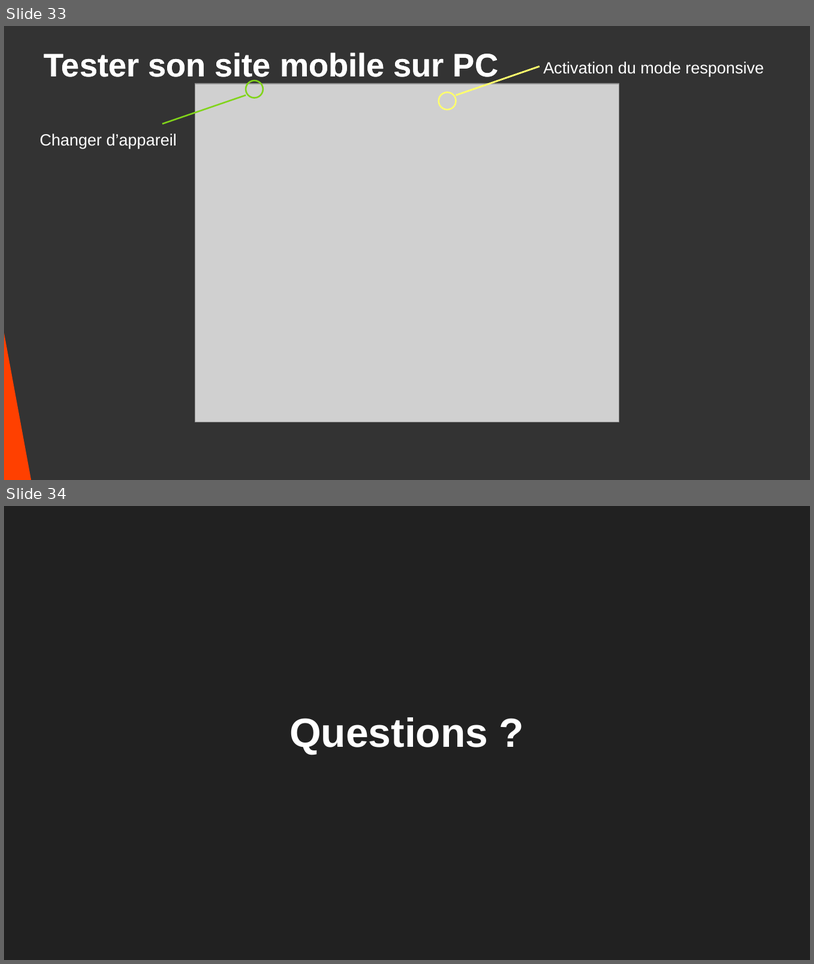
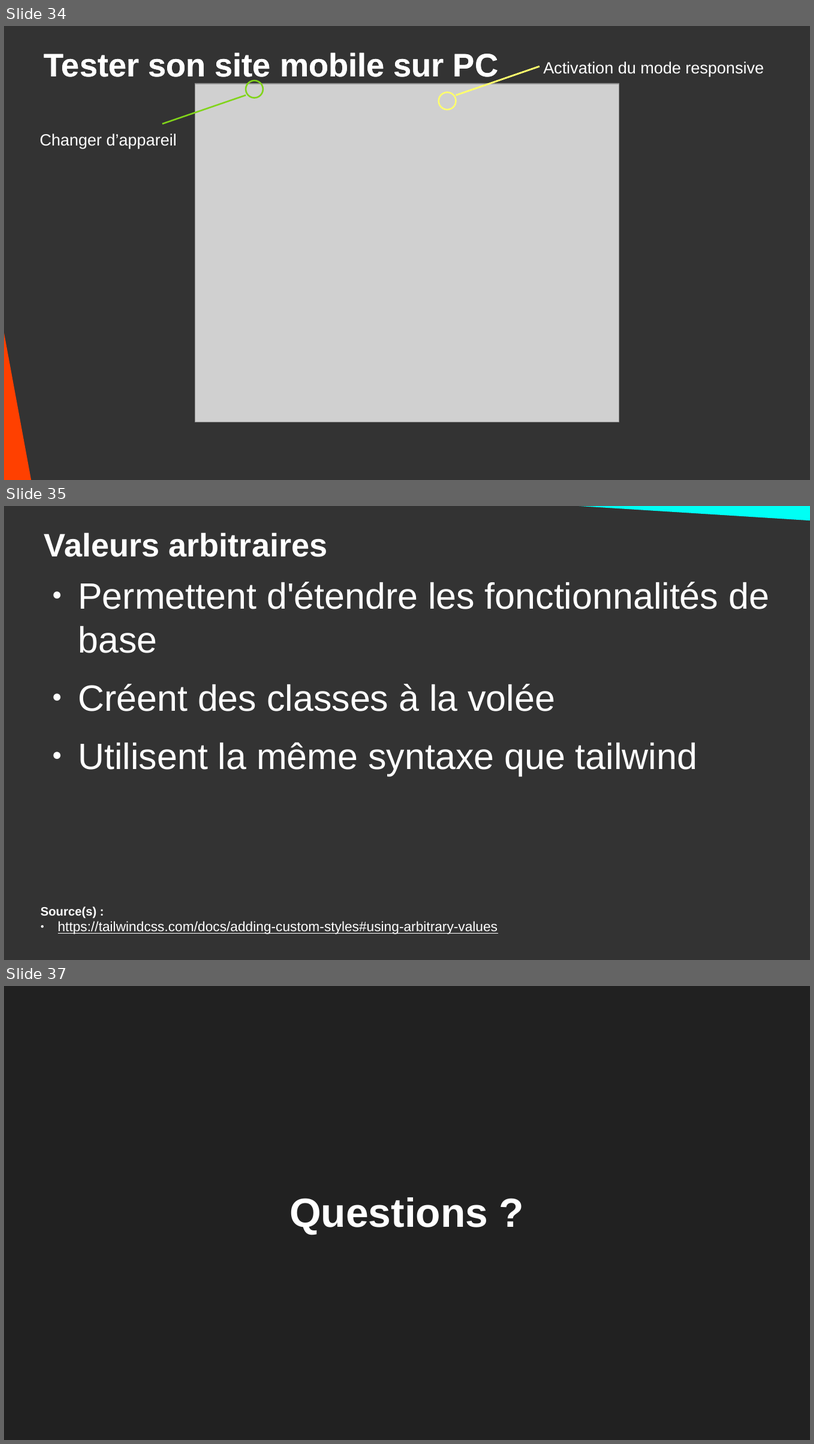
Before and after one commit to DanYellow/cours, a slide deck: integration-web-s2/travaux-pratiques/numero-4/presentation.odp. Shown one above the other, each under a label of ours: slides 33 and 34 before the commit, slides 34, 35 and 37 after it; the slides between them are not shown. The pictures are 814x964 and 814x1444 pixels, drawn with LibreOffice and Linux fonts; fonts in the diff are those of the drawing; grey boxes stand for pictures. Boxes give left, top, right and bottom in pixels: in the first picture for what was removed or moved away, otherwise in the second. Text is boxed around its words. In the diff, an @@ line names an element or a change of style, - is before the commit and + after.

```diff
--- a/integration-web-s2/travaux-pratiques/numero-4/presentation.odp
+++ b/integration-web-s2/travaux-pratiques/numero-4/presentation.odp
@@ slide 35 added at (4, 506, 810, 960), background #333333 @@
@@ right triangle added at (528, 506, 810, 529), fill #00FFF5 @@
@@ title added at (44, 532, 328, 557), 32 pt, text #FFFFFF, bold @@
+Valeurs arbitraires
@@ text added at (78, 582, 770, 775), 36 pt, text #FFFFFF @@
+● Permettent d'étendre les fonctionnalités de base
+● Créent des classes à la volée
+● Utilisent la même syntaxe que tailwind
@@ text added at (41, 906, 498, 934), 13.4 pt, text #FFFFFF, underline @@
+Source(s) :
+● https://tailwindcss.com/docs/adding-custom-styles#using-arbitrary-values
@@ what was slide 33 is now slide 34 @@
@@ what was slide 34 is now slide 37 @@
```
Also in this commit, not shown: 2 other slides added, 1 other file.
